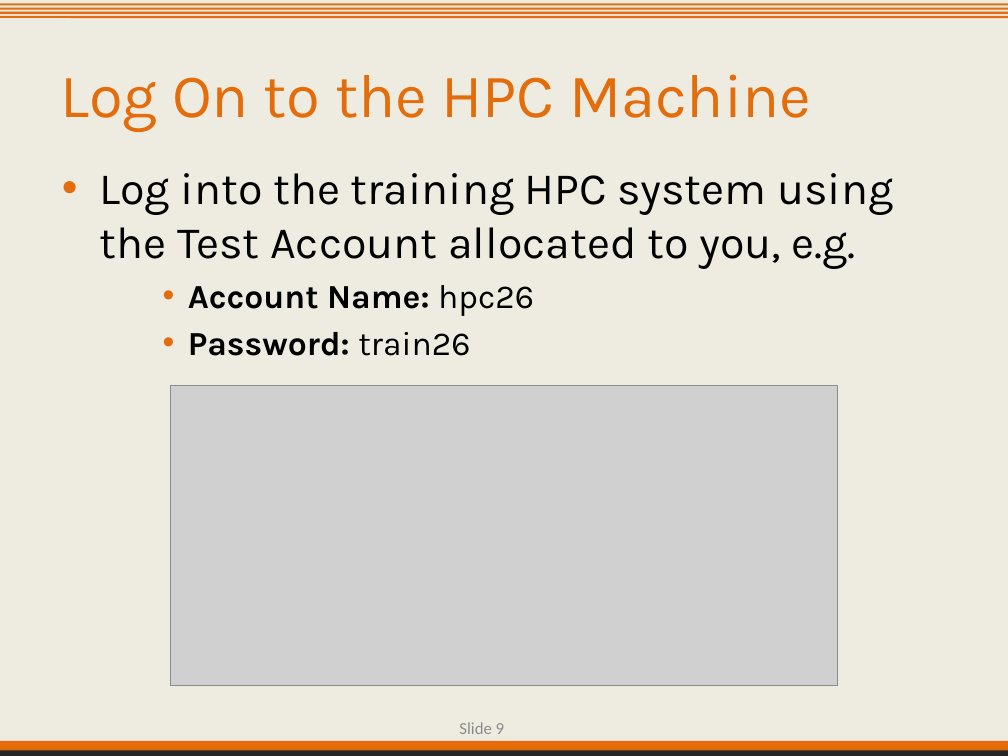
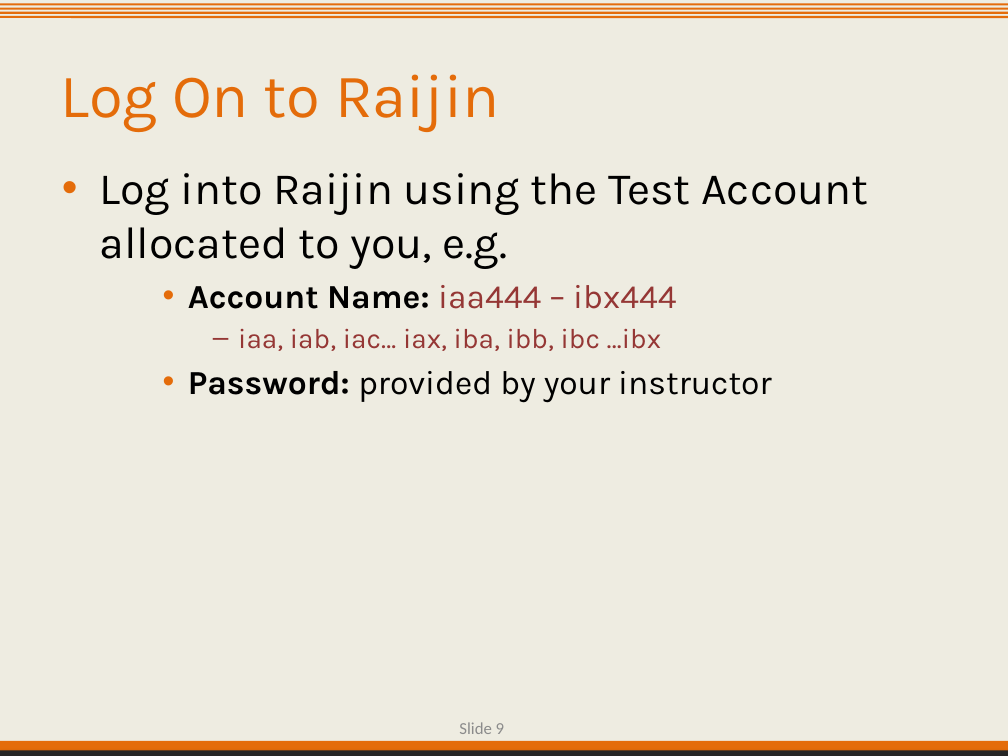
Before and after one commit to IntersectAustralia/TrainingMaterials, a slide deck: slide 9 of hpc1/01 Shell Primer - Slides.pptx. Drawn at 1008x756 pixels with LibreOffice and Linux fonts; fonts in the diff are those of the drawing; grey boxes stand for pictures; background and template pictures are left out. Boxes give left, top, right and bottom in pixels: in the first picture for what was removed or moved away, otherwise in the second. Text is boxed around its words. In the diff, an @@ line names an element or a change of style, - is before the commit and + after.

Commit message:
Modified HPC1 slides (both pptx and pdf versions) for Raijin course

```diff
--- a/hpc1/01 Shell Primer - Slides.pptx
+++ b/hpc1/01 Shell Primer - Slides.pptx
@@ title at box(60, 74, 500, 132): text changed @@
-Log On to the HPC Machine
+Log On to Raijin
@@ text at box(100, 173, 868, 403): text changed; size 32 to 24 pt @@
-• Log into the training HPC system using the Test Account allocated to you, e.g.
-    • Account Name: hpc26
-    • Password: train26
+• Log into Raijin using the Test Account allocated to you, e.g.
+    • Account Name: iaa444 – ibx444
+      – iaa, iab, iac… iax, iba, ibb, ibc …ibx
+    • Password: provided by your instructor
@@ picture removed at box(170, 386, 838, 685) @@
```
Also in this commit, not shown: 10 other slides changed, 5 other files.
